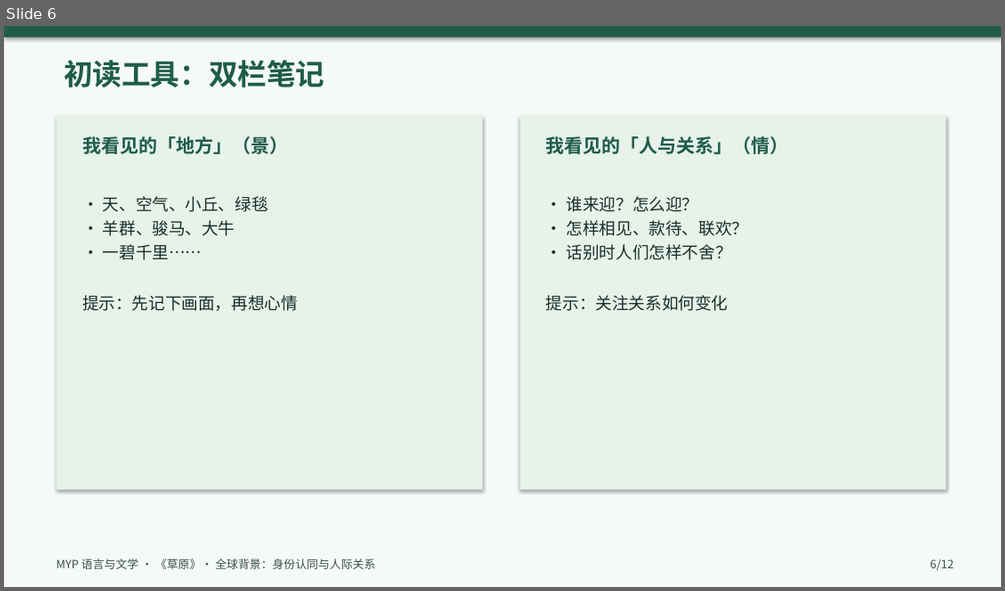
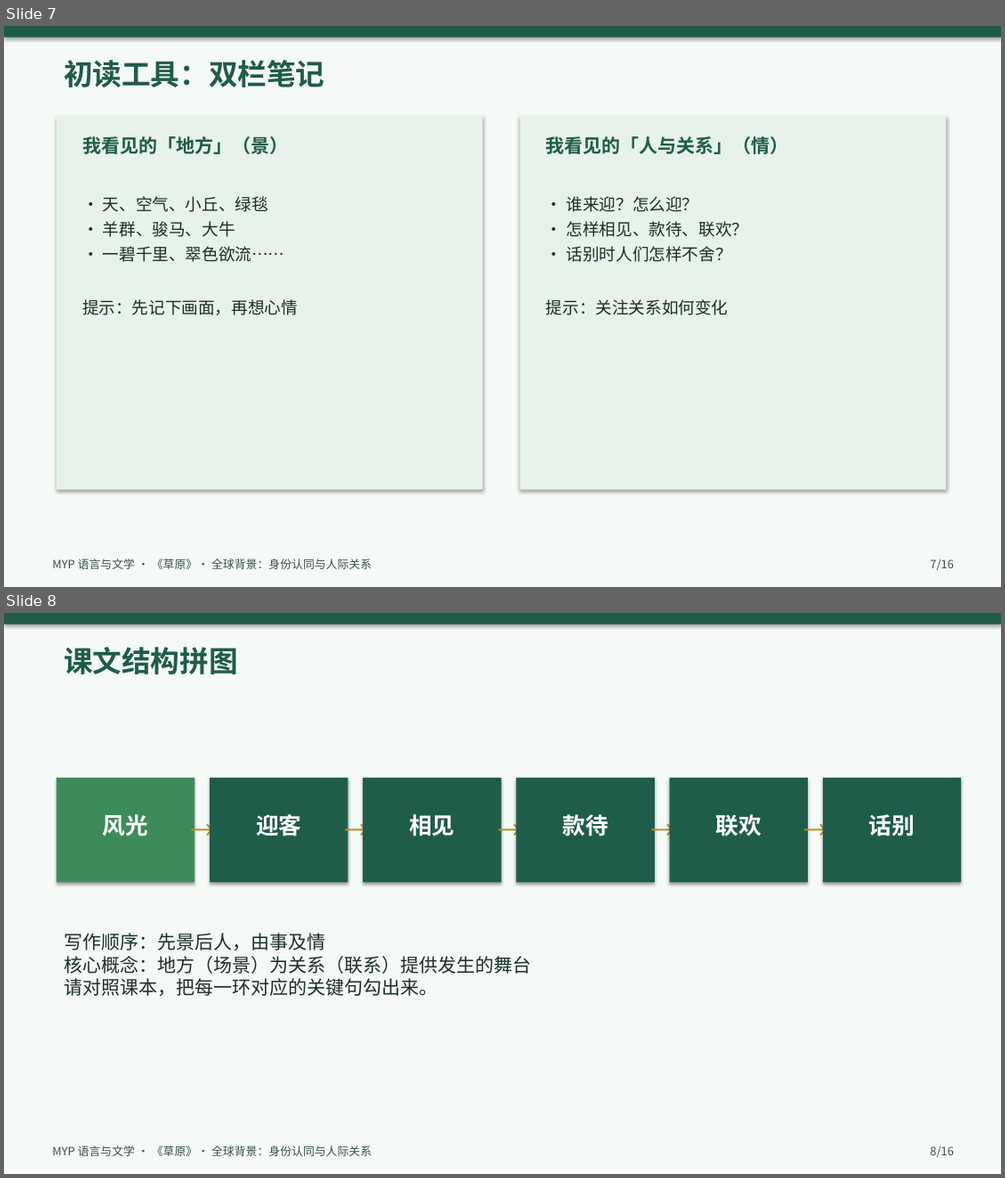
Before and after one commit to cuijinqueen-cyber/IBDP-Chinese-A, a slide deck: ppt/草原_MYP教案课件.pptx. Shown one above the other, each under a label of ours: slide 6 before the commit, slides 7 and 8 after it. The pictures are 1005x591 and 1005x1178 pixels, drawn with LibreOffice and Linux fonts; fonts in the diff are those of the drawing. Boxes give left, top, right and bottom in pixels: in the first picture for what was removed or moved away, otherwise in the second. Text is boxed around its words. In the diff, an @@ line names an element or a change of style, - is before the commit and + after.

```diff
--- a/ppt/草原_MYP教案课件.pptx
+++ b/ppt/草原_MYP教案课件.pptx
@@ slide 8 added at bbox=[4, 613, 1001, 1174], background #FFFFFF @@
@@ rectangle added at bbox=[4, 613, 1001, 1174], fill #F5FAF7 @@
@@ rectangle added at bbox=[4, 613, 1001, 625], fill #1F5C4A @@
@@ text added at bbox=[64, 647, 238, 674], 28 pt, text #1F5C4A, bold @@
+课文结构拼图
@@ rectangle added at bbox=[57, 778, 194, 882], fill #3D8B5A @@
@@ rectangle added at bbox=[210, 778, 348, 882], fill #1F5C4A @@
@@ rectangle added at bbox=[363, 778, 502, 882], fill #1F5C4A @@
@@ rectangle added at bbox=[517, 778, 655, 882], fill #1F5C4A @@
@@ rectangle added at bbox=[670, 778, 808, 882], fill #1F5C4A @@
@@ rectangle added at bbox=[823, 778, 961, 882], fill #1F5C4A @@
@@ text added at bbox=[103, 814, 148, 835], 22 pt, text #FFFFFF, bold @@
+风光
@@ text added at bbox=[184, 811, 213, 849], 24 pt, text #C48A1A @@
+→
@@ text added at bbox=[256, 814, 301, 836], 22 pt, text #FFFFFF, bold @@
+迎客
@@ text added at bbox=[337, 811, 367, 849], 24 pt, text #C48A1A @@
+→
@@ text added at bbox=[409, 814, 454, 836], 22 pt, text #FFFFFF, bold @@
+相见
@@ text added at bbox=[490, 811, 520, 849], 24 pt, text #C48A1A @@
+→
@@ text added at bbox=[562, 814, 607, 836], 22 pt, text #FFFFFF, bold @@
+款待
@@ text added at bbox=[643, 811, 673, 849], 24 pt, text #C48A1A @@
+→
@@ text added at bbox=[716, 814, 761, 836], 22 pt, text #FFFFFF, bold @@
+联欢
@@ text added at bbox=[797, 811, 826, 849], 24 pt, text #C48A1A @@
+→
@@ text added at bbox=[869, 814, 914, 836], 22 pt, text #FFFFFF, bold @@
+话别
@@ text added at bbox=[64, 933, 531, 996], 18 pt, text #1A2F28 @@
+写作顺序：先景后人，由事及情
+核心概念：地方（场景）为关系（联系）提供发生的舞台
+请对照课本，把每一环对应的关键句勾出来。
@@ text added at bbox=[52, 1145, 372, 1156], 11 pt, text #3A4F45 @@
+MYP 语言与文学 · 《草原》· 全球背景：身份认同与人际关系
@@ text added at bbox=[930, 1146, 953, 1157], 11 pt, text #3A4F45 @@
+8/16
@@ what was slide 6 is now slide 7 @@
@@ slide 7 changed as well @@
@@ text at bbox=[82, 196, 298, 315]: more space between paragraphs @@
@@ text "· 谁来迎？怎么迎？" at bbox=[546, 196, 749, 315]: more space between paragraphs @@
@@ text at bbox=[103, 246, 285, 262]: text changed @@
-· 一碧千里……
+· 一碧千里、翠色欲流……
@@ text "MYP 语言与文学 · 《草原》· 全球背景：身份认同与人际关系": place and size @@
-text "MYP 语言与文学 · 《草原》· 全球背景：身份认同与人际关系" at bbox=[57, 558, 375, 569]
+text "MYP 语言与文学 · 《草原》· 全球背景：身份认同与人际关系" at bbox=[52, 558, 372, 569]
@@ text at bbox=[930, 559, 953, 570]: text changed @@
-6/12
+7/16
```
Also in this commit, not shown: 11 other slides changed, 3 other slides added, 2 other files.
